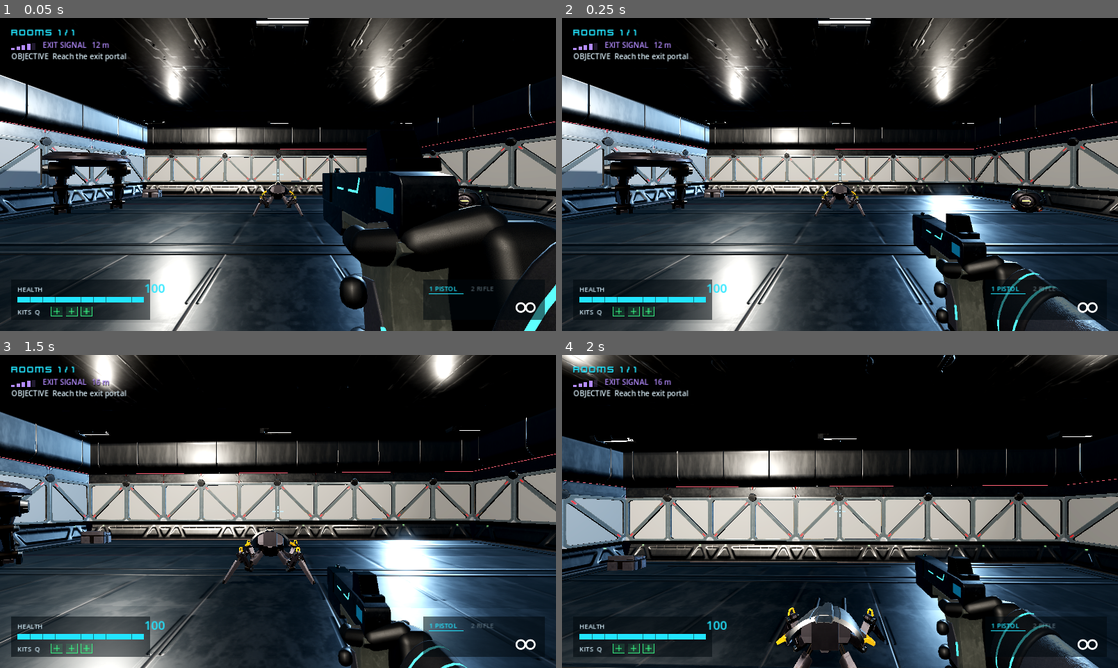
Above: before the commit, frames 1-4 (two rows, left to right).
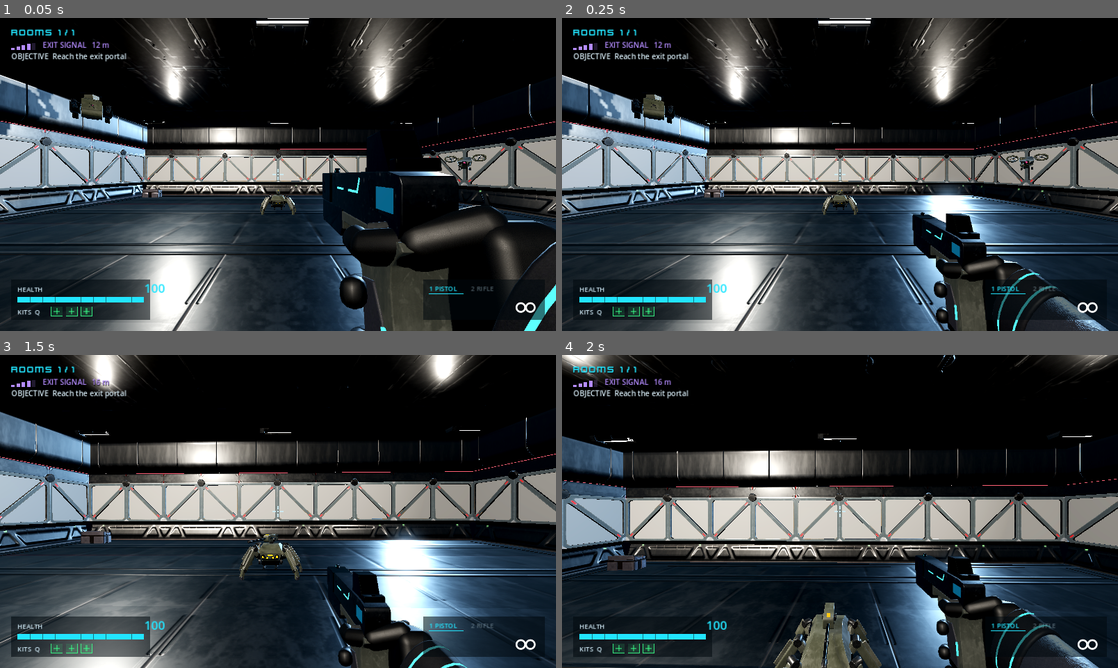
Above: after the commit, the same moments.

Repository: willsertorio/godot-blender
Game: Godot game, scene res://scenes/main.tscn
Same seed, same stepped clock (60 frames per second), same inputs: the game is played once before the commit and once after it.
Inputs (mouse positions are in pixels of both pictures, inside the frame that each line leads up to):
- Up to frame 1 (0.05 s): no input
- Up to frame 2 (0.25 s): no input
- Up to frame 3 (1.5 s): move the mouse to (305, 511) at 0.52 s; hold Right mouse button (aim) 0.53-1.28 s; hold W (move_forward) from 0.53 s (still down); click (305, 511) at 0.67 s; tap Space (jump) at 0.77 s; move the mouse to (250, 511) at 1.27 s; right-click (250, 511) at 1.35 s
- Up to frame 4 (2 s): keep holding W (move_forward); tap Space (jump) at 1.52 s

The runs differ from the first frame. In frame 1, 4.3% of the frame differs, in the area x 0-88%, y 19-64%; in frame 2, 4.4%; in frame 3, 2.0%; in frame 4, 2.7%.

Commit message:
New enemies in the game: AT-9 ceiling turret, FR-2 drone, SD-4 spider with their clips
Turret hangs from the 5 m ceiling, its Yaw / Pitch aimed by the game (tracks stripped from the clips;
Death keeps Pitch), Shoot per shot. Pursuer = FR-2 hovering from spawn (Idle / Fly / Shoot / Death).
Brawler = SD-4 (Run sped to the real charge speed, Shoot on the strike, Death). Death clips do the falling
(wreck no longer tweened down). AnimUtil.split_clips cuts each model's clips once: the library is shared
by all instances, and re-cutting freed a clip a live wreck was playing (segfault).
combat_check 48/48, motion_check PASS, playthrough PASS.

Co-Authored-By: Claude Opus 5.5 <noreply@anthropic.com>
Claude-Session: https://claude.ai/code/session_01BG5f1AbuPAYmNmnndZXrxf

Diff:
--- a/scripts/anim_util.gd
+++ b/scripts/anim_util.gd
@@ -2,7 +2,7 @@
 ## Helpers for the Quaternius rigs: clips are named "<Name>_Rig" (or "<Name>_<Armature>").
 ## find() matches by prefix; cyclic clips are set to loop on first use.
 
-const LOOPING := ["Idle", "Look", "Run", "Walk", "Hanging", "Charging", "Charge", "Idle_Open", "Idle_Closed"]
+const LOOPING := ["Idle", "Look", "Run", "Walk", "Hanging", "Charging", "Charge", "Idle_Open", "Idle_Closed", "Fly"]
 
 
 static func find(ap: AnimationPlayer, prefix: String) -> String:
@@ -16,9 +16,11 @@
 
 ## From-scratch assets (blender/scripts/export_new_assets.py) carry one baked animation ("Scene", every
 ## frame keyed, time = frame / fps) plus <name>_clips.json {clips: {Name: [first, last]}, fps}. Cut them into
-## named clips on `ap` (frames are Blender frames). `strip` = node paths whose tracks are dropped (e.g. the
-## asset root, whose kick the game does procedurally); `extra` = more {Name: [first, last]} cuts.
-static func split_clips(ap: AnimationPlayer, json_path: String, strip: Array = [], extra: Dictionary = {}) -> void:
+## named clips on `ap` (frames are Blender frames). `strip` = node names whose tracks are dropped (matched
+## against the last node in each track path: the asset root, whose kick the game does procedurally, or the
+## parts the game aims itself); `extra` = more {Name: [first, last]} cuts; `only` = cut just these clips.
+static func split_clips(ap: AnimationPlayer, json_path: String, strip: Array = [], extra: Dictionary = {},
+		only: Array = []) -> void:
 	if ap == null or not ap.has_animation("Scene") or not FileAccess.file_exists(json_path):
 		return
 	var spec: Dictionary = JSON.parse_string(FileAccess.get_file_as_string(json_path))
@@ -27,7 +29,15 @@
 	clips.merge(extra, true)
 	var src := ap.get_animation("Scene")
 	var lib := ap.get_animation_library("")
+	# The library is shared by every instance of the imported scene: cut each clip set only once (re-cutting
+	# would free clips that a live instance, e.g. an enemy wreck, is still playing).
+	var tag := "split_" + ",".join(only) if not only.is_empty() else "split_all"
+	if lib.has_meta(tag):
+		return
+	lib.set_meta(tag, true)
 	for clip_name in clips:
+		if not only.is_empty() and not (String(clip_name) in only):
+			continue
 		var r: Array = clips[clip_name]
 		var t0 := float(r[0]) / fps
 		var t1 := float(r[1]) / fps
@@ -35,7 +45,7 @@
 		a.length = maxf(t1 - t0, 1.0 / fps)
 		for i in src.get_track_count():
 			var path := src.track_get_path(i)
-			if String(path.get_concatenated_names()) in strip:
+			if path.get_name_count() > 0 and String(path.get_name(path.get_name_count() - 1)) in strip:
 				continue
 			var j := a.add_track(src.track_get_type(i))
 			a.track_set_path(j, path)
--- a/scripts/enemies/brawler.gd
+++ b/scripts/enemies/brawler.gd
@@ -23,7 +23,8 @@
 	lock_range = REACH
 	sight_range = 30.0
 	eye_height = 0.8
-	anim_names = {"idle": "Idle", "aware": "Look", "move": "Run", "lock": "Charge", "attack": "Attack", "hit": "Hit", "die": "TurnOff"}
+	anim_names = {"idle": "Idle", "aware": "Idle", "move": "Run", "lock": "Idle", "attack": "Shoot", "hit": "Idle", "die": "Death"}
+	move_clip_speed = 1.5   # SD-4 Run is authored at 1.5 m/s (in place); sped up to the charge speed
 
 
 func _build_visual() -> void:
@@ -35,7 +36,9 @@
 	cs.position.y = 0.65
 	add_child(cs)
 
-	var model := _adopt_model("res://assets/models/brawler.glb")
+	var model := _adopt_model("res://assets/models/sd4.glb")
+	if model == null:
+		model = _adopt_model("res://assets/models/brawler.glb")
 	if model:
 		body = model
 	else:
--- a/scripts/enemies/enemy.gd
+++ b/scripts/enemies/enemy.gd
@@ -46,6 +46,14 @@
 var anim_names := {"idle": "Idle", "aware": "Look", "move": "Run", "lock": "Look", "attack": "Attack", "hit": "Hit", "die": "TurnOff"}
 var _attack_t := 0.0
 var _hit_t := 0.0
+## From-scratch models: their Death clip does the falling, so the wreck is not dropped to the floor.
+var wreck_falls := true
+## Node names the game drives itself (stripped from every clip except Death), e.g. the turret's Yaw / Pitch.
+var clip_strip: Array = []
+## ... and the ones also stripped from Death (e.g. the turret keeps facing where it died).
+var death_strip: Array = []
+## Speed (m/s) the "move" clip is authored for; the clip is sped up / slowed to the real speed (0 = off).
+var move_clip_speed := 0.0
 
 var _path_timer := 0.0
 var _next_cell := Vector2i(-9999, -9999)
@@ -142,6 +150,8 @@
 		state = "aware"
 	if not AnimUtil.play(anim, anim_names[state]):
 		AnimUtil.play(anim, "Idle")
+	var hs := Vector2(velocity.x, velocity.z).length()
+	anim.speed_scale = clampf(hs / move_clip_speed, 0.5, 3.5) if state == "move" and move_clip_speed > 0.0 else 1.0
 
 
 func eye_position() -> Vector3:
@@ -211,7 +221,7 @@
 	var wreck := model
 	_dim_glow(wreck)
 	var lift := wreck.global_position.y - global_position.y
-	if lift > 0.05 or wreck.position.y > 0.05:
+	if wreck_falls and (lift > 0.05 or wreck.position.y > 0.05):
 		# Drone: tumble down and settle with a small bounce.
 		var floor_y := global_position.y
 		var tw := wreck.create_tween()
@@ -367,6 +377,12 @@
 	add_child(m)
 	model = m
 	anim = m.find_child("AnimationPlayer", true, false) as AnimationPlayer
+	var clips_json := path.replace(".glb", "_clips.json")
+	if FileAccess.file_exists(clips_json):
+		AnimUtil.split_clips(anim, clips_json, clip_strip)
+		if not clip_strip.is_empty():
+			AnimUtil.split_clips(anim, clips_json, death_strip, {}, ["Death"])
+		wreck_falls = false
 	AnimUtil.play(anim, "Idle", 0.0)
 	return m
 
--- a/scripts/enemies/pursuer.gd
+++ b/scripts/enemies/pursuer.gd
@@ -30,7 +30,7 @@
 	lock_range = 22.0
 	sight_range = 30.0
 	eye_height = HOVER
-	anim_names = {"idle": "Idle", "aware": "Look", "move": "Idle", "lock": "Charging", "attack": "Attack", "hit": "Hit", "die": "BackFlip"}
+	anim_names = {"idle": "Idle", "aware": "Idle", "move": "Fly", "lock": "Idle", "attack": "Shoot", "hit": "Idle", "die": "Death"}
 
 
 func _build_visual() -> void:
@@ -41,7 +41,18 @@
 	cs.position.y = HOVER
 	add_child(cs)
 
-	var model := _adopt_model("res://assets/models/pursuer.glb")
+	var model := _adopt_model("res://assets/models/fr2.glb")
+	if model:
+		# FR-2 recon drone: origin at its centre of mass, sensor facing -Z; Death drops it ~2 m.
+		body = model
+		body_offset = 0.0
+		model.position.y = HOVER   # hovering from the start (frozen / dormant drones too)
+		core = null
+		muzzle = model.find_child("Muzzle_L", true, false) as Node3D
+		beam = _make_beam(self)
+		_hover_sfx = Sfx.loop_3d("pursuer_hover", body)
+		return
+	model = _adopt_model("res://assets/models/pursuer.glb")
 	if model:
 		# EyeDrone: 1 m tall with its origin at the base; the code hovers the model's centre.
 		body = model
--- a/scripts/enemies/turret.gd
+++ b/scripts/enemies/turret.gd
@@ -4,8 +4,17 @@
 ## Telegraph: a thin red targeting laser from `Muzzle` to the player that thickens and
 ## flickers as the lock completes, the head's neon charging, and a rising hum.
 ## Nodes `Head` and `Muzzle` match the hero model contract (CLAUDE.md).
+## Model: AT-9 ceiling turret (blender/at9.blend), hung from the room ceiling; the game turns its `Yaw` and
+## tilts its `Pitch` toward the player (those tracks are stripped from the clips), Shoot plays on each shot,
+## Death drops the drums / gun pods to the floor.
+
+const CEILING := 5.0
+const PITCH_MIN := deg_to_rad(-75.0)
+const PITCH_MAX := deg_to_rad(20.0)
 
 var head: Node3D
+var pitch: Node3D
+var _pitch_rest := 0.0
 var muzzle: Node3D
 var beam: MeshInstance3D
 var _shot_flash := 0.0
@@ -21,10 +30,33 @@
 	lock_range = 34.0
 	sight_range = 34.0
 	eye_height = 1.7
-	anim_names = {"idle": "Idle", "aware": "Look", "move": "Walk", "lock": "Look", "attack": "AttackAuto", "hit": "Hit", "die": "TurnOff"}
+	anim_names = {"idle": "Idle", "aware": "Idle", "move": "Idle", "lock": "Idle", "attack": "Shoot", "hit": "Idle", "die": "Death"}
+	clip_strip = ["Yaw", "Pitch"]
+	death_strip = ["Yaw"]
 
 
 func _build_visual() -> void:
+	var model := _adopt_model("res://assets/models/at9.glb")
+	if model:
+		model.position.y = CEILING
+		head = model.find_child("Yaw", true, false) as Node3D
+		pitch = model.find_child("Pitch", true, false) as Node3D
+		_pitch_rest = pitch.rotation.x
+		muzzle = model.find_child("Muzzle_L", true, false) as Node3D
+		var eye := model.find_child("Eye", true, false) as Node3D
+		eye_height = CEILING - 0.75
+		if eye:
+			model.force_update_transform()
+			eye_height = eye.global_position.y - global_position.y if is_inside_tree() else eye_height
+		var hit := CollisionShape3D.new()
+		var hs := CylinderShape3D.new()
+		hs.radius = 0.65
+		hs.height = 1.25
+		hit.shape = hs
+		hit.position.y = CEILING - 0.65
+		add_child(hit)
+		beam = _make_beam(self)
+		return
 	var cs := CollisionShape3D.new()
 	var shape := CylinderShape3D.new()
 	shape.radius = 0.95
@@ -32,8 +64,7 @@
 	cs.shape = shape
 	cs.position.y = 1.2
 	add_child(cs)
-
-	var model := _adopt_model("res://assets/models/turret.glb")
+	model = _adopt_model("res://assets/models/turret.glb")
 	if model:
 		# The whole walker turns toward the player (its rig has no separate head node).
 		head = model
@@ -86,6 +117,14 @@
 	if los:
 		var target := player.global_position + Vector3.UP * 1.3
 		var local := head.global_position.direction_to(target)
+		if pitch:
+			# AT-9: yaw the turntable, tilt the housing (clamped to the mount's range).
+			_face(local, head, delta, 4.0)
+			var from := pitch.global_position
+			var d := target - from
+			var elev := clampf(atan2(d.y, Vector2(d.x, d.z).length()), PITCH_MIN, PITCH_MAX)
+			pitch.rotation.x = lerp_angle(pitch.rotation.x, _pitch_rest + elev, 1.0 - exp(-4.0 * delta))
+			return
 		_face(local, head, delta, 6.0 if head != model else 3.0)
 		if head != model:
 			head.rotation.x = lerp_angle(head.rotation.x, asin(clampf(local.y, -1, 1)), 1.0 - exp(-6.0 * delta))
